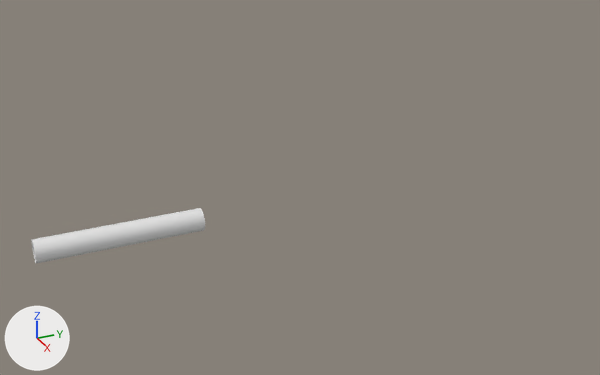
The FBX model LD51/Assets/GRAPHX/3DModels/grotto.fbx: old version first, new version second.
Rendered twice from a 50 mm camera at (617.0, -115.0, 321.0) aimed at (-13.0, 168.0, 6.0). The axes (+X, +Y, +Z) are drawn at lower left. The lights are the same throughout.

Names of what the first picture shows: 'grotto'.
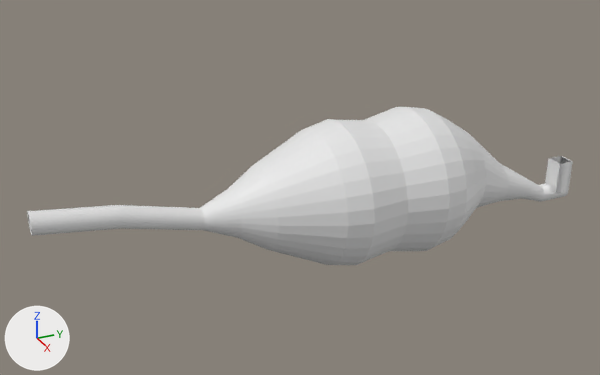
Commit message: quick new grotto to test in a better environment GreenCalx

What differs and where, as boxes [x1, y1, x2, y2] in the pictures (600 x 375 px; the box of a moved part takes in the faces that stretch with it):
'grotto', reshaped (213% wider, 184% taller): before [31, 208, 205, 263]; after [27, 107, 573, 265]
part 1 of me_cylinder, added: after [200, 107, 573, 265]
part 2 of me_cylinder, moved or reshaped: before [31, 208, 205, 263]; after [27, 205, 205, 236]

The change, as a diff of the scene's bpy script:
```diff
--- a/LD51/Assets/GRAPHX/3DModels/grotto.fbx.py
+++ b/LD51/Assets/GRAPHX/3DModels/grotto.fbx.py
@@ me_cylinder @@
 # used by ob_grotto; location = (0.0, 0.0, 0.0)
-me_cylinder.from_pydata(...)  # 128 vertices, 68 faces; spans x -9.8..9.8, y -69.9..69.9, z -9.8..9.8
+me_cylinder.from_pydata(...)  # 1197 vertices, 1121 faces; spans x -69.6..69.6, y -69.9..450.9, z -69.6..69.6
+# me_cylinder part 1: 1005 vertices added at x -69.6..69.6, y 98.6..450.9, z -69.6..69.6
+# me_cylinder part 2: 64 vertices moved from x -9.8..9.8, y -69.9, z -9.8..9.8 to x -9.8..9.8, y -69.9, z 15.3..34.8; 64 vertices added at x -9.8..9.8, y 0.0, z 6.9..26.4
```
